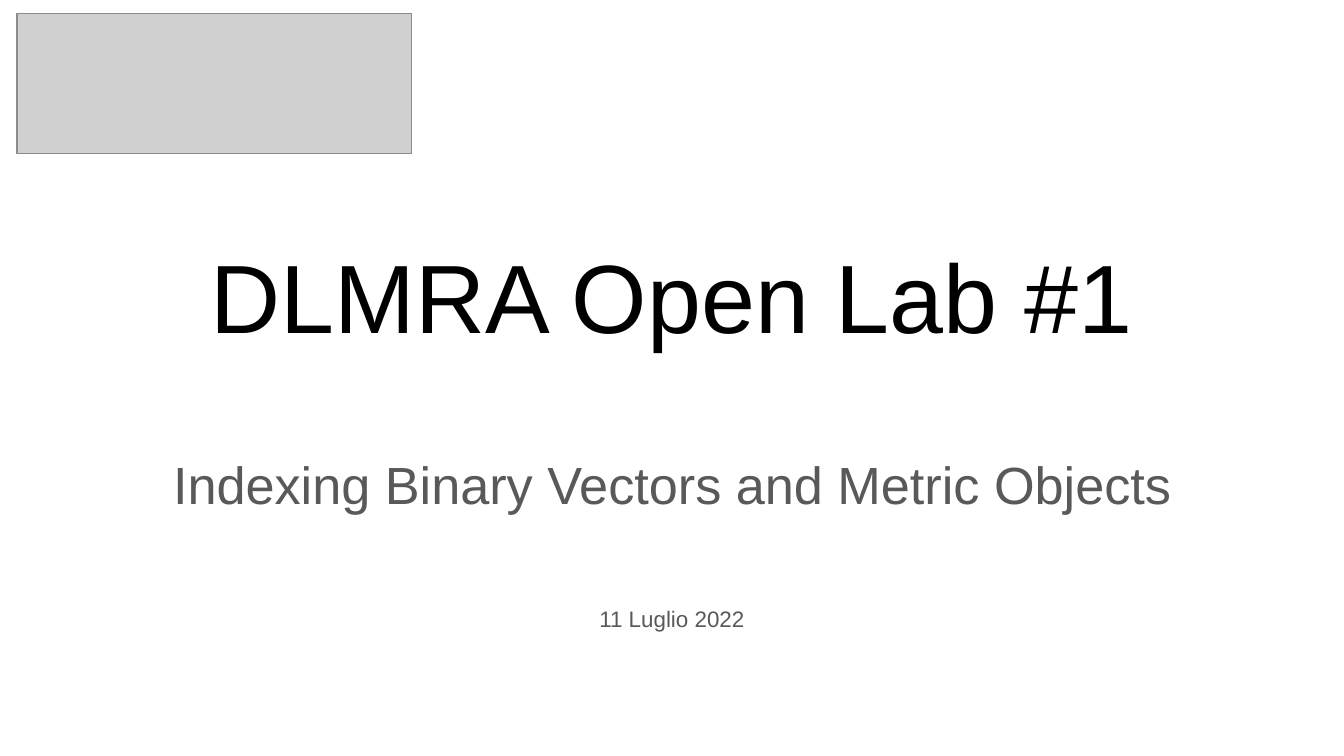
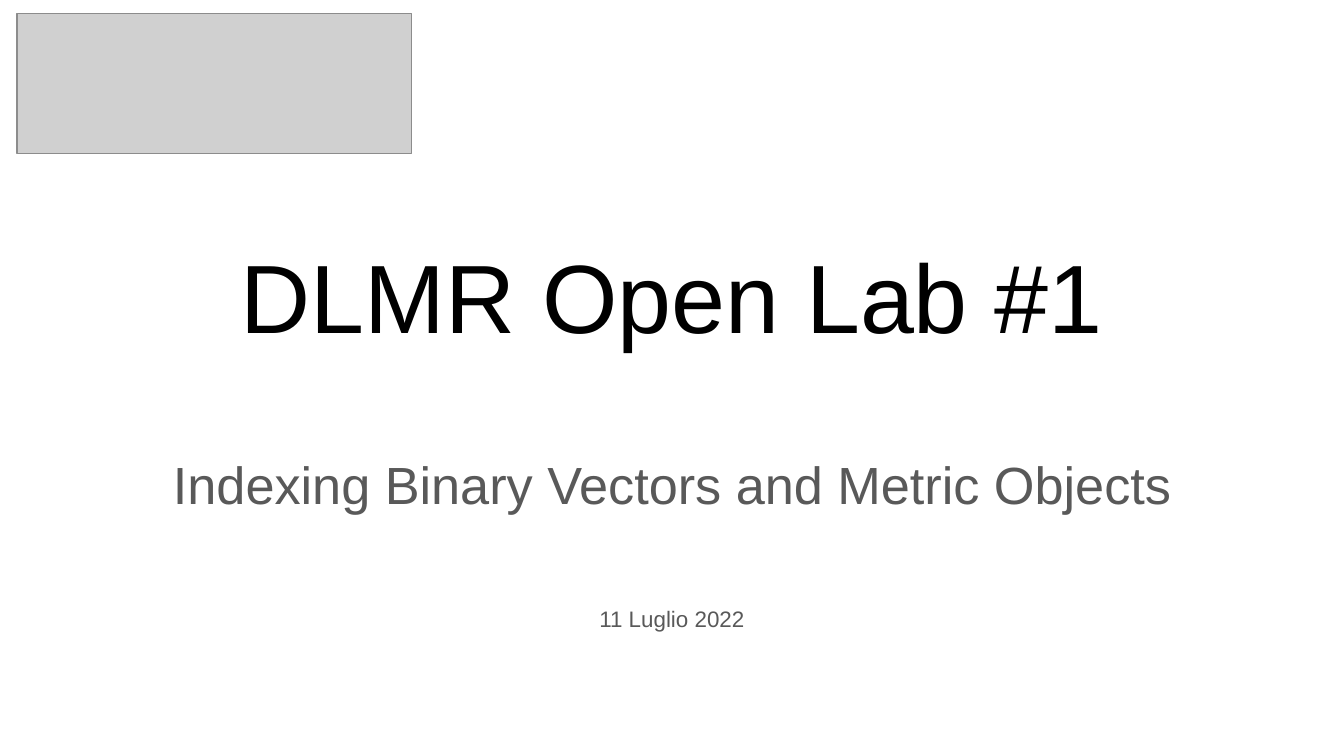
Before and after one commit to fabiocarrara/mbd-dlmra, a slide deck: slide 2 of slides/DLMR Open Lab #1.pptx. Drawn at 1344x756 pixels with LibreOffice and Linux fonts; fonts in the diff are those of the drawing; grey boxes stand for pictures. Boxes give left, top, right and bottom in pixels: in the first picture for what was removed or moved away, otherwise in the second. Text is boxed around its words. In the diff, an @@ line names an element or a change of style, - is before the commit and + after.

```diff
--- a/slides/DLMR Open Lab #1.pptx
+++ b/slides/DLMR Open Lab #1.pptx
@@ title at <box>241,262,1103,350</box>: text changed @@
-DLMRA Open Lab #1
+DLMR Open Lab #1
```
Also in this commit, not shown: 1 slide added, 3 other files.
